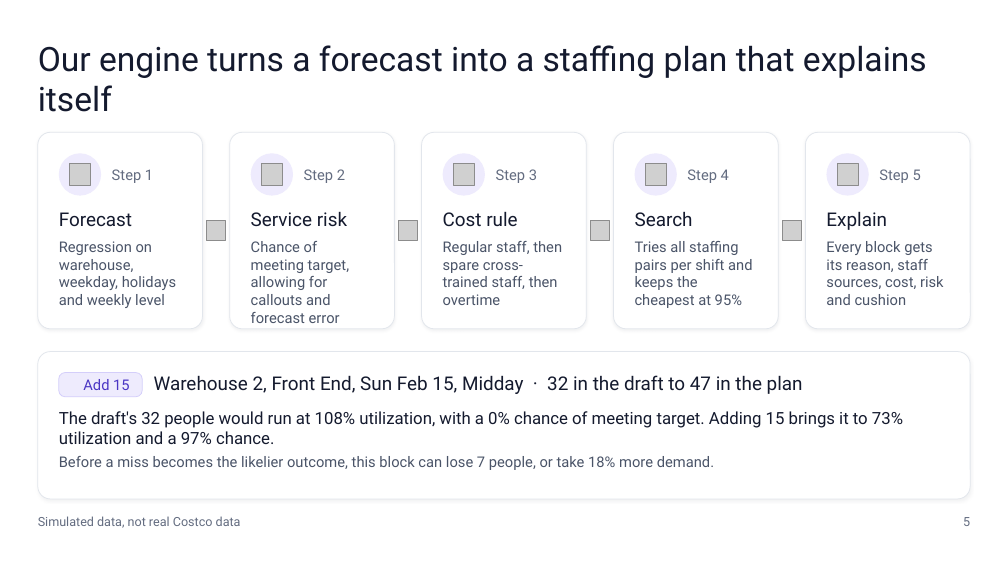
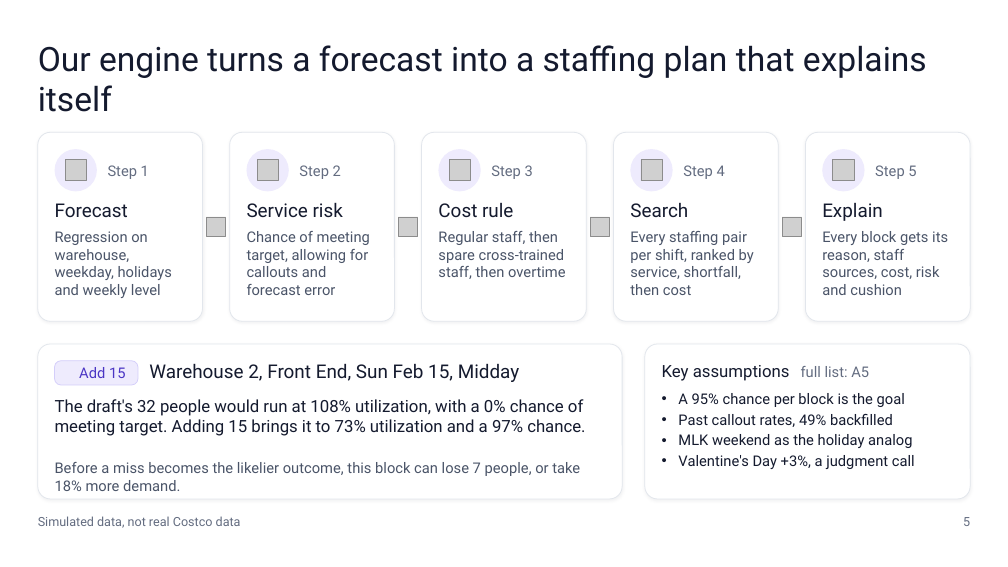
Before and after one commit to cgonztx-gif/misa-workforce-planner, a slide deck: slide 5 of deliverables/Costco_Workforce_Presentation.pptx. Drawn at 1008x567 pixels with LibreOffice and Linux fonts; fonts in the diff are those of the drawing; grey boxes stand for pictures; background and template pictures are left out. Boxes give left, top, right and bottom in pixels: in the first picture for what was removed or moved away, otherwise in the second. Text is boxed around its words. In the diff, an @@ line names an element or a change of style, - is before the commit and + after.

```diff
--- a/deliverables/Costco_Workforce_Presentation.pptx
+++ b/deliverables/Costco_Workforce_Presentation.pptx
@@ rounded rectangle: place and size @@
-rounded rectangle at [38,132,203,329]
+rounded rectangle at [38,132,203,321]
@@ text "Step 1": place and size @@
-text "Step 1" at [112,169,153,183]
+text "Step 1" at [108,165,149,179]
@@ rounded rectangle: place and size @@
-rounded rectangle at [230,132,395,329]
+rounded rectangle at [230,132,395,321]
@@ 5 pictures, 5 ellipses: place and size @@
-5 pictures, 5 ellipses at [59,154,869,196]
+5 pictures, 5 ellipses at [54,149,865,191]
@@ text "Step 2": place and size @@
-text "Step 2" at [304,169,345,183]
+text "Step 2" at [299,165,341,179]
@@ rounded rectangle: place and size @@
-rounded rectangle at [422,132,587,329]
+rounded rectangle at [422,132,587,321]
@@ text "Step 3": place and size @@
-text "Step 3" at [496,169,537,183]
+text "Step 3" at [491,165,533,179]
@@ rounded rectangle: place and size @@
-rounded rectangle at [614,132,779,329]
+rounded rectangle at [614,132,779,321]
@@ text "Step 4": place and size @@
-text "Step 4" at [687,169,729,183]
+text "Step 4" at [683,165,725,179]
@@ rounded rectangle: place and size @@
-rounded rectangle at [805,132,970,329]
+rounded rectangle at [805,132,970,321]
@@ text "Step 5": place and size @@
-text "Step 5" at [879,169,921,183]
+text "Step 5" at [875,165,916,179]
@@ text "Forecast": place and size @@
-text "Forecast" at [59,212,132,226]
+text "Forecast" at [55,203,128,217]
@@ text "Service risk": place and size @@
-text "Service risk" at [251,211,347,226]
+text "Service risk" at [247,202,343,217]
@@ text "Cost rule": place and size @@
-text "Cost rule" at [443,211,517,226]
+text "Cost rule" at [438,203,513,217]
@@ text "Search": place and size @@
-text "Search" at [635,211,693,226]
+text "Search" at [630,203,688,217]
@@ text "Explain": place and size @@
-text "Explain" at [826,211,887,230]
+text "Explain" at [822,203,883,221]
@@ text "Regression on warehouse, weekday, holidays ...": place and size @@
-text "Regression on warehouse, weekday, holidays ..." at [59,241,176,308]
+text "Regression on warehouse, weekday, holidays ..." at [55,231,172,298]
@@ text "Chance of meeting target, allowing ..." rewrapped from [251,241,349,323] to [247,231,370,295] @@
@@ text "Regular staff, then spare cross-trained ..." rewrapped from [443,241,562,305] to [438,231,566,279] @@
@@ text at [630,231,754,295]: text changed @@
-Tries all staffing pairs per shift and keeps the cheapest at 95%
+Every staffing pair per shift, ranked by service, shortfall, then cost
@@ 4 pictures: place and size @@
-4 pictures at [206,221,802,240]
+4 pictures at [206,217,802,237]
@@ text "Every block gets its reason, ..." rewrapped from [826,241,944,305] to [822,231,948,295] @@
@@ rounded rectangle: place and size @@
-rounded rectangle at [38,352,970,499]
+rounded rectangle at [38,344,622,499]
@@ rounded rectangle at [38,344,622,499]: proportions changed @@
@@ rounded rectangle added at [645,344,970,499], fill #FFFFFF, outline #E2E6EC 0.75 pt @@
@@ rounded rectangle: place and size @@
-rounded rectangle at [59,373,142,397]
+rounded rectangle at [54,361,138,385]
@@ text "Add 15": place and size @@
-text "Add 15" at [83,379,130,390]
+text "Add 15" at [79,367,126,378]
@@ text at [149,363,519,382]: text changed @@
-Warehouse 2, Front End, Sun Feb 15, Midday · 32 in the draft to 47 in the plan
+Warehouse 2, Front End, Sun Feb 15, Midday
@@ text added at [662,365,869,381], 16 pt, text #141A2E @@
+Key assumptions full list: A5
@@ text "The draft's 32 people would ..." rewrapped from [59,411,903,444] to [55,399,585,436] @@
@@ text added at [678,393,915,469], 14 pt, text #141A2E @@
+• A 95% chance per block is the goal
+• Past callout rates, 49% backfilled
+• MLK weekend as the holiday analog
+• Valentine's Day +3%, a judgment call
@@ text "Before a miss becomes the ..." rewrapped from [59,456,714,470] to [55,462,580,491] @@
```
Also in this commit, not shown: 15 other slides changed, 35 other files.
